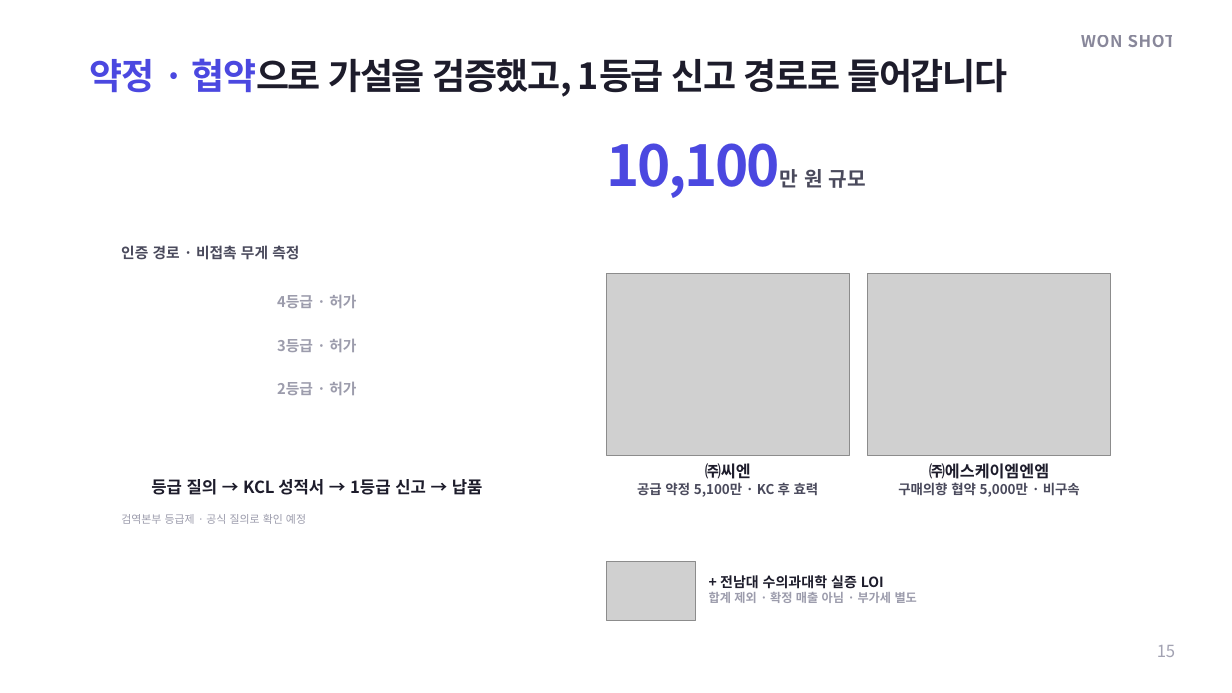
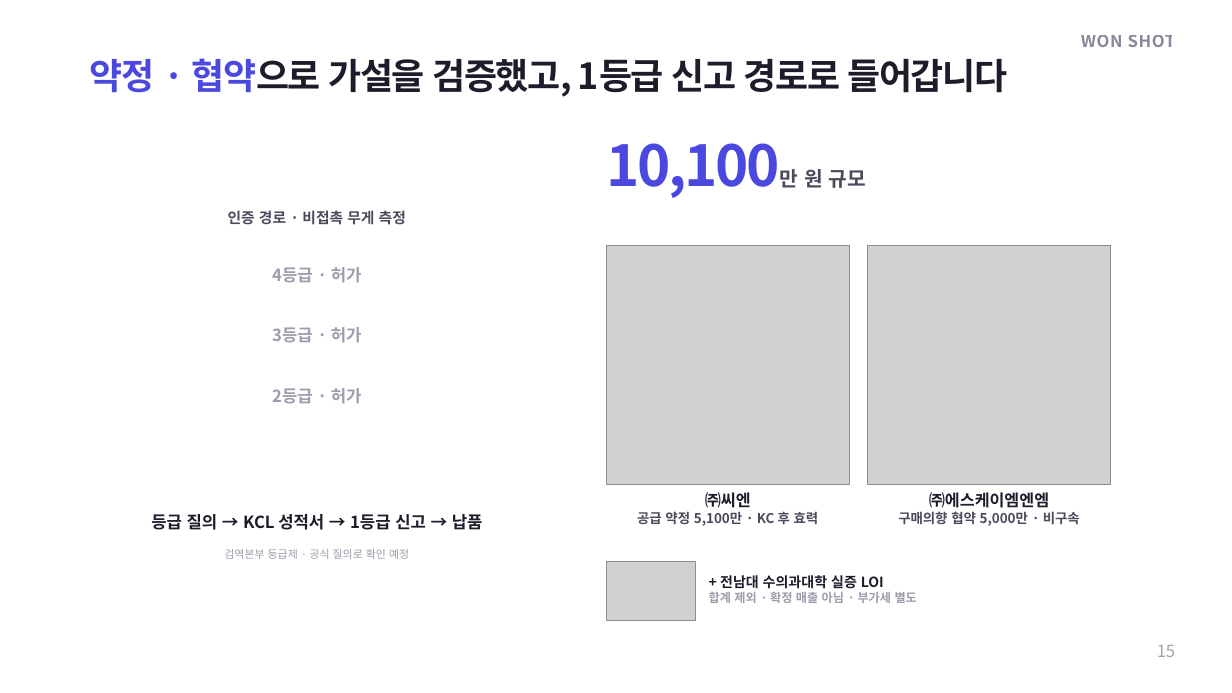
Before and after one commit to yhkwon2004/pet_test, a slide deck: slide 15 of export/INFU-RETRO_IR_WON-SHOT_editable.pptx. Drawn at 1232x693 pixels with LibreOffice and Linux fonts; fonts in the diff are those of the drawing; grey boxes stand for pictures; background and template pictures are left out. Boxes give left, top, right and bottom in pixels: in the first picture for what was removed or moved away, otherwise in the second. Text is boxed around its words. In the diff, an @@ line names an element or a change of style, - is before the commit and + after.

```diff
--- a/export/INFU-RETRO_IR_WON-SHOT_editable.pptx
+++ b/export/INFU-RETRO_IR_WON-SHOT_editable.pptx
@@ text "인증 경로 · 비접촉 무게 ..." at (228,210,406,225): alignment left to centre @@
@@ text "인증 경로 · 비접촉 무게 ...": place and size @@
-text "인증 경로 · 비접촉 무게 ..." at (121,245,299,260)
+text "인증 경로 · 비접촉 무게 ..." at (228,210,406,225)
@@ size 11.5 to 13 pt in 3 elements at (272,388,362,404), (272,327,362,343), (272,267,362,283) @@
@@ text "4등급 · 허가": place and size @@
-text "4등급 · 허가" at (277,295,356,308)
+text "4등급 · 허가" at (272,267,362,283)
@@ picture: place and size @@
-picture at (606,274,849,456)
+picture at (606,245,849,484)
@@ picture: place and size @@
-picture at (868,274,1111,456)
+picture at (868,245,1111,484)
@@ text "3등급 · 허가": place and size @@
-text "3등급 · 허가" at (277,339,356,352)
+text "3등급 · 허가" at (272,327,362,343)
@@ text "등급 질의 → KCL 성적서 ...": place and size @@
-text "등급 질의 → KCL 성적서 ..." at (151,479,483,495)
+text "등급 질의 → KCL 성적서 ..." at (151,514,483,530)
@@ 4 texts: place and size @@
-4 texts at (637,463,1080,497)
+4 texts at (637,492,1080,526)
@@ text "검역본부 등급제 · 공식 질의로 ...": place and size @@
-text "검역본부 등급제 · 공식 질의로 ..." at (121,514,306,524)
+text "검역본부 등급제 · 공식 질의로 ..." at (224,549,409,559)
@@ text "검역본부 등급제 · 공식 질의로 ..." at (224,549,409,559): alignment left to centre @@
```
Also in this commit, not shown: 15 other slides changed, 3 other files.
